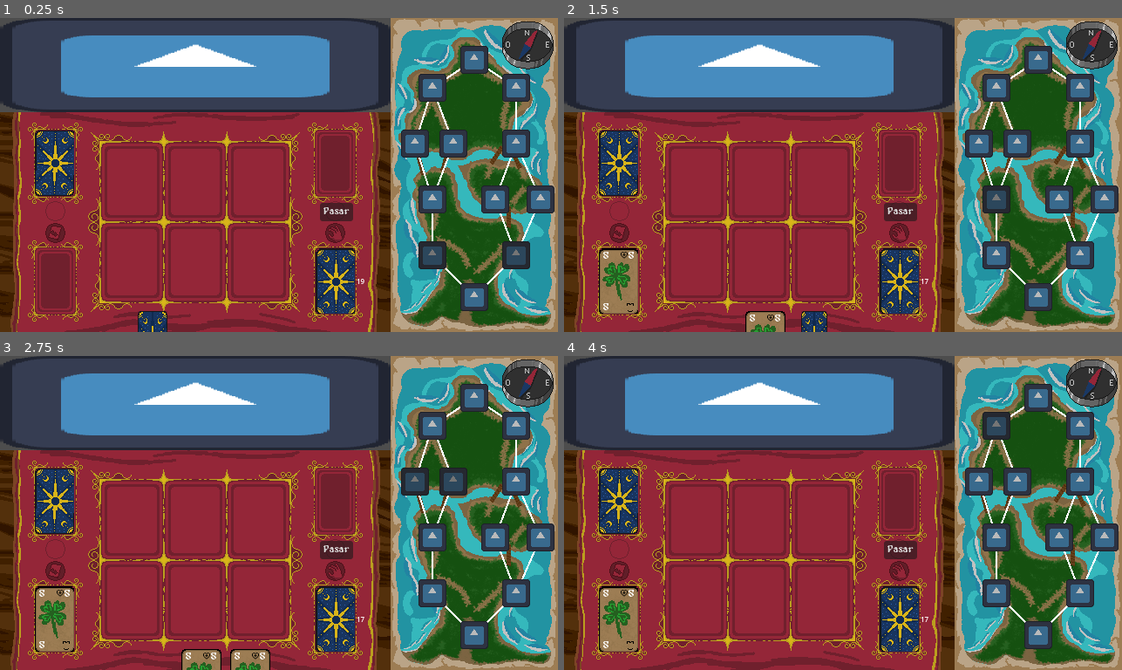
Above: before the commit, frames 1-4 (two rows, left to right).
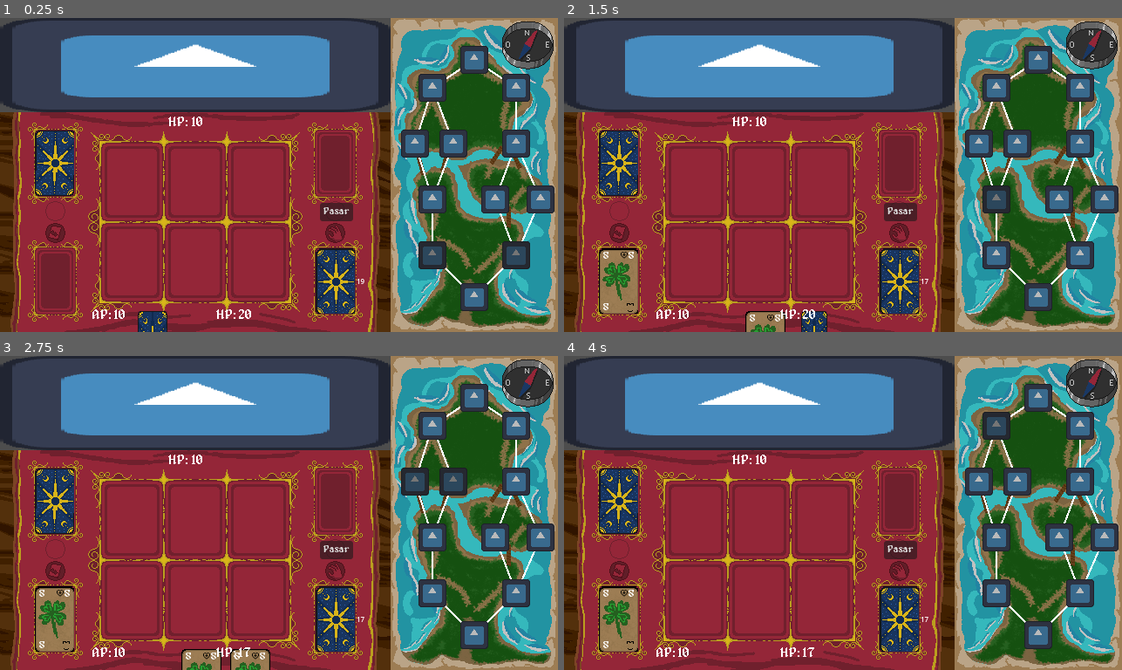
Above: after the commit, the same moments.

Repository: gonzapiacen/Jam-GA-2026
Game: Godot game, scene res://scenes/pantalla_juego.tscn
Same seed, same stepped clock (60 frames per second), same inputs: the game is played once before the commit and once after it. The project has no main scene, so this scene is started directly. The engine's default icon, where the game draws it, is replaced by a stand-in: a white triangle on a blue panel in a dark square.
Inputs (mouse positions are in pixels of both pictures, inside the frame that each line leads up to):
- Up to frame 1 (0.25 s): no input
- Up to frame 2 (1.5 s): click "Pasar" at 0.5 s; click (999, 256) at 1.27 s
- Up to frame 3 (2.75 s): click (435, 538) at 2 s
- Up to frame 4 (4 s): click "Pasar" at 2.75 s; click (976, 481) at 3.52 s

The runs differ from the first frame. In frame 1, 0.2% of the frame differs, in the area x 16-45%, y 31-96%; in frame 2, 0.2%; in frame 3, 0.2%; in frame 4, 0.2%.

Commit message:
Jugar Cartas

Diff:
--- a/scenes/enemy.tscn
+++ b/scenes/enemy.tscn
@@ -4,4 +4,5 @@
 
 [node name="Enemy" type="Node2D" unique_id=1991253028]
 script = ExtResource("1_7p1mj")
+health = 10
 damage = 3
--- a/scenes/pantalla_juego.tscn
+++ b/scenes/pantalla_juego.tscn
@@ -11,10 +11,64 @@
 [ext_resource type="PackedScene" uid="uid://capum1kkvsn3m" path="res://scenes/map_scene.tscn" id="9_8ocnp"]
 [ext_resource type="AudioStream" uid="uid://tgv0rae3k3qh" path="res://assets/sonidos/poner_carta_en_campo.ogg" id="9_cj0mm"]
 
+[sub_resource type="LabelSettings" id="LabelSettings_3oebh"]
+font = ExtResource("4_cop7a")
+
 [node name="PantallaJuego" type="Node2D" unique_id=1014672054]
 script = ExtResource("1_8ocnp")
 metadata/_edit_horizontal_guides_ = [360.0, 280.0]
 metadata/_edit_vertical_guides_ = [152.0]
+
+[node name="UI" type="Node2D" parent="." unique_id=1764428223]
+z_index = 20
+
+[node name="HP" type="Label" parent="UI" unique_id=1462185738]
+offset_left = 274.0
+offset_top = 333.0
+offset_right = 314.0
+offset_bottom = 356.0
+text = "asdsd"
+label_settings = SubResource("LabelSettings_3oebh")
+
+[node name="HP2" type="Label" parent="UI" unique_id=1858084590]
+offset_left = 248.0
+offset_top = 333.0
+offset_right = 288.0
+offset_bottom = 356.0
+text = "HP:"
+label_settings = SubResource("LabelSettings_3oebh")
+
+[node name="ENG" type="Label" parent="UI" unique_id=1698655519]
+offset_left = 131.0
+offset_top = 333.0
+offset_right = 172.0
+offset_bottom = 356.0
+text = "adasd"
+label_settings = SubResource("LabelSettings_3oebh")
+
+[node name="ENG2" type="Label" parent="UI" unique_id=719542802]
+offset_left = 106.0
+offset_top = 333.0
+offset_right = 147.0
+offset_bottom = 356.0
+text = "AP:"
+label_settings = SubResource("LabelSettings_3oebh")
+
+[node name="EnemyHP" type="Label" parent="UI" unique_id=150051665]
+offset_left = 220.0
+offset_top = 112.0
+offset_right = 260.0
+offset_bottom = 135.0
+text = "sdfs"
+label_settings = SubResource("LabelSettings_3oebh")
+
+[node name="EnemyHP2" type="Label" parent="UI" unique_id=1612057625]
+offset_left = 193.0
+offset_top = 112.0
+offset_right = 233.0
+offset_bottom = 135.0
+text = "HP:"
+label_settings = SubResource("LabelSettings_3oebh")
 
 [node name="Fondo" type="Sprite2D" parent="." unique_id=2023025988]
 position = Vector2(224.00002, 54)
--- a/scripts/carta.gd
+++ b/scripts/carta.gd
@@ -27,8 +27,6 @@
 var esConsumible: bool
 
 var enDescarte: bool
-var enemy: Enemy
-var player: Player
 
 signal ver_info
 signal ocultar_info
@@ -52,11 +50,12 @@
 func _process(delta: float) -> void:
 	pass
 
-func jugar() -> void:
+func jugar(player: Player,enemy: Enemy) -> void:
+	print(tipoEfecto)
 	if tipoEfecto == 0: #dano
-		enemy.damage -= efecto
+		enemy.health -= efecto
 	else: if tipoEfecto == 1: #vida
-		player.modified_health(-efecto)
+		player.modified_health(efecto)
 	else: # energia
 		player.modified_energy(efecto)
 
--- a/scripts/main.gd
+++ b/scripts/main.gd
@@ -1,6 +1,5 @@
 extends Node2D
 
-var mano: Array[Carta] = []
 var campo_jugador: Array[Carta] = []
 var campo_enemigo: Array[Carta] = []
 
@@ -22,6 +21,7 @@
 
 var mano_nodo: Node2D
 var descarte_nodo: Node2D
+var campo_nodo: Node2D
 
 var turno_jugador: bool = true
 
@@ -32,6 +32,11 @@
 
 var player_actual: Player
 var enemigo_actual: Enemy
+
+@onready var hp_label: Label = $UI/HP
+@onready var eng_label: Label = $UI/ENG
+@onready var enemy_hp_label: Label = $UI/EnemyHP
+
 
 var boton_pasar_turno: Button
 
@@ -48,6 +53,7 @@
 	mazo_jugador = $CampoCartas/Mazo
 	mano_nodo = $CampoCartas/Mano
 	descarte_nodo = $CampoCartas/Descarte
+	campo_nodo = $CampoCartas/CartasJugador
 
 	# MUSICA Y SONIDOS
 
@@ -62,12 +68,15 @@
 	add_child(mazo_jugador)
 
 	player_actual = player.instantiate()
+	hp_label.text =  str(player_actual.health)
+	eng_label.text = str(player_actual.energy)
+
 
 	#player_actual.health = 20
 	#player_actual.energy = 10
 
 	enemigo_actual = enemy.instantiate()
-
+	enemy_hp_label.text = str(enemigo_actual.health)
 	enemigo_actual.player = player_actual
 
 	for i in range(mazo_jugador.monto.size()):
@@ -125,18 +134,20 @@
 func ejecutarTurnoEnemigo():
 	print("Enemigo ha atacado")
 	enemigo_actual.attack()
+	hp_label.text = str(player_actual.health)
 	print("Vida personaje: ", player_actual.health)
 	print("Vida enemigo: ", enemigo_actual.health)
 
 func enviarCartasManoADescarte() -> void:
-	descarte += mano_jugador
 	for hijo in mano_nodo.get_children():
+		campo_jugador.erase(hijo)
+		descarte.append(hijo)
+		print(campo_jugador.size())
 		hijo.reparent(descarte_nodo,false)
 		hijo.position.x = 0
 		hijo.position.y = 0
 		hijo.scale.x = 1
 		hijo.scale.y = 1
-
 func eliminarCarta(carta: Carta) -> void:
 	sonido_romper_carta.play()
 	carta.queue_free()
@@ -157,5 +168,11 @@
 
 	carta.position.x = -21 + (21 * campo_jugador.size())
 	carta.position.y = -40
-	campo_jugador.push_back(mano.pop_at(mano.find(carta)))
+	campo_jugador.push_back(mano_jugador.pop_at(mano_jugador.find(carta)))
 	sonido_jugar_carta.play()
+	carta.jugar(player_actual,enemigo_actual)
+	hp_label.text = str(player_actual.health)
+	eng_label.text = str(player_actual.energy)
+	enemy_hp_label.text = str(enemigo_actual.health)
+
+	#if enemigo_actual.health <= 0:
--- a/scripts/mazo.gd
+++ b/scripts/mazo.gd
@@ -20,11 +20,11 @@
 	for i in range (cantCartas.text.to_int()):
 		nuevaCarta = carta.instantiate()
 
-		nuevaCarta.energia = ((i % 9) + 1)
+		nuevaCarta.energia = (((i % 9)) + 1)
 		#nuevaCarta.energiaG.text = str(((i % 9) + 1))
-		nuevaCarta.efecto = ((i+1 % 9) + 1)
+		nuevaCarta.efecto = (((i+1) % 9) + 1)
 		#nuevaCarta.efectoG.text = str(((i+1 % 9) + 1))
-		nuevaCarta.tipoEfecto = ((i+2 % 9) + 1)
+		nuevaCarta.tipoEfecto = ((i+2) % 3)
 		#nuevaCarta.tipoEfectoG.text = str(((i+2 % 9) + 1))
 
 		monto.append(nuevaCarta)
